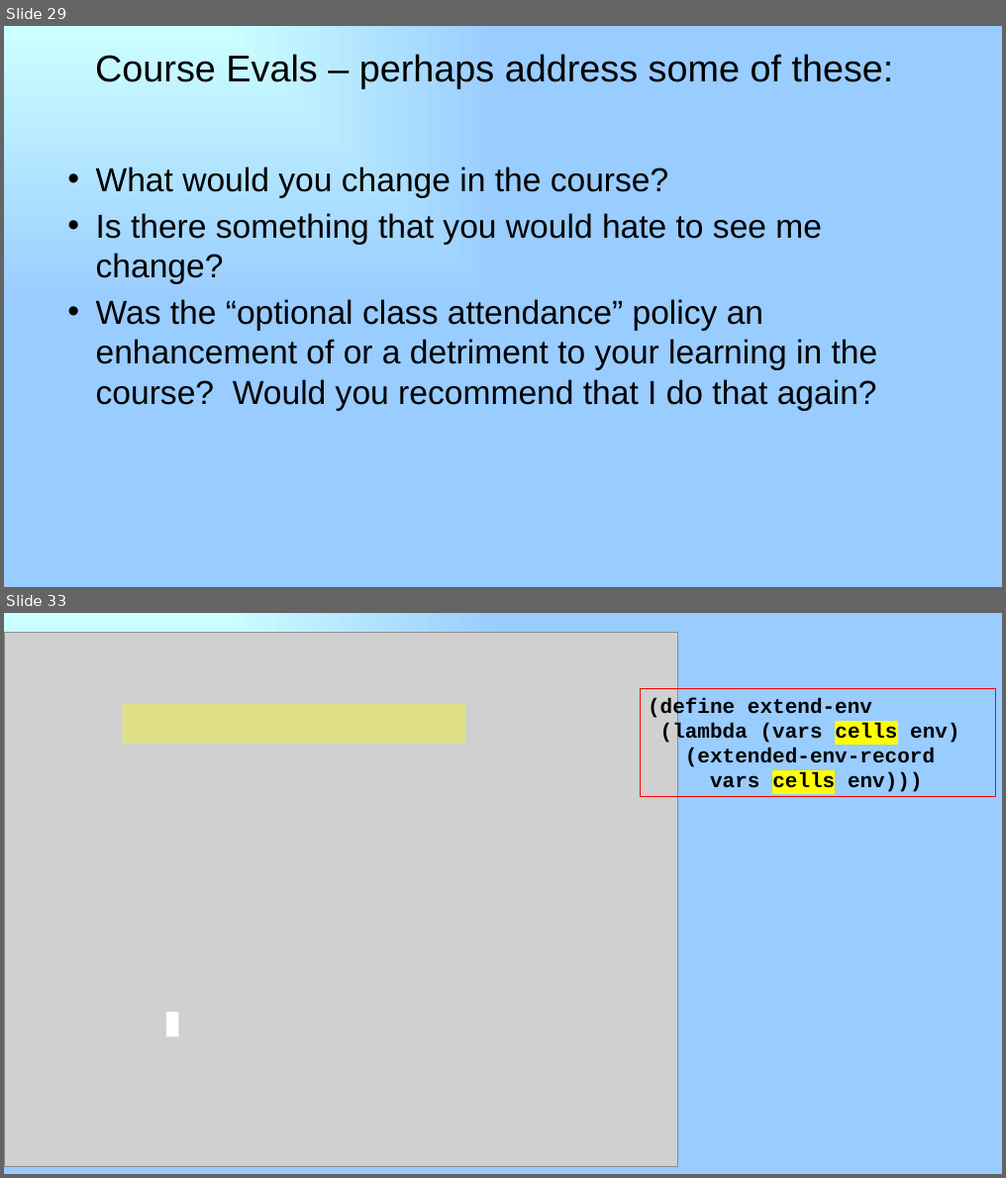
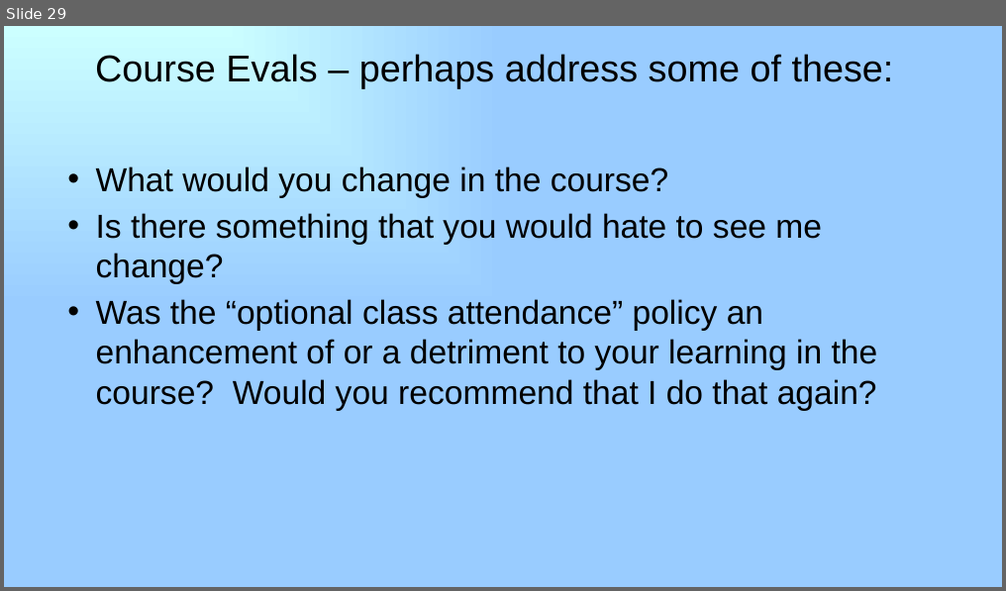
Before and after one commit to RHIT-CSSE/csse304, a slide deck: ClassMaterials/RefParamsCorountines/37_refParams_coroutines.pptx. Shown one above the other, each under a label of ours: slides 29 and 33 before the commit, slide 29 after it; the slides between them are not shown. The pictures are 1006x1178 and 1006x591 pixels, drawn with LibreOffice and Linux fonts; fonts in the diff are those of the drawing; grey boxes stand for pictures. Boxes give left, top, right and bottom in pixels: in the first picture for what was removed or moved away, otherwise in the second. Text is boxed around its words. In the diff, an @@ line names an element or a change of style, - is before the commit and + after.

```diff
--- a/ClassMaterials/RefParamsCorountines/37_refParams_coroutines.pptx
+++ b/ClassMaterials/RefParamsCorountines/37_refParams_coroutines.pptx
@@ slide 33 removed at [4,613,1002,1174], background gradient #CCFFFF to #99CCFF @@
@@ picture removed at [4,633,678,1167] @@
@@ rectangle removed at [641,688,996,797] @@
-(define extend-env
-(lambda (vars cells env)
-(extended-env-record
-vars cells env)))
@@ rectangle removed at [122,703,465,744] @@
@@ rectangle removed at [166,1012,179,1037] @@
```
Also in this commit, not shown: 3 other slides removed, 2 other files.
